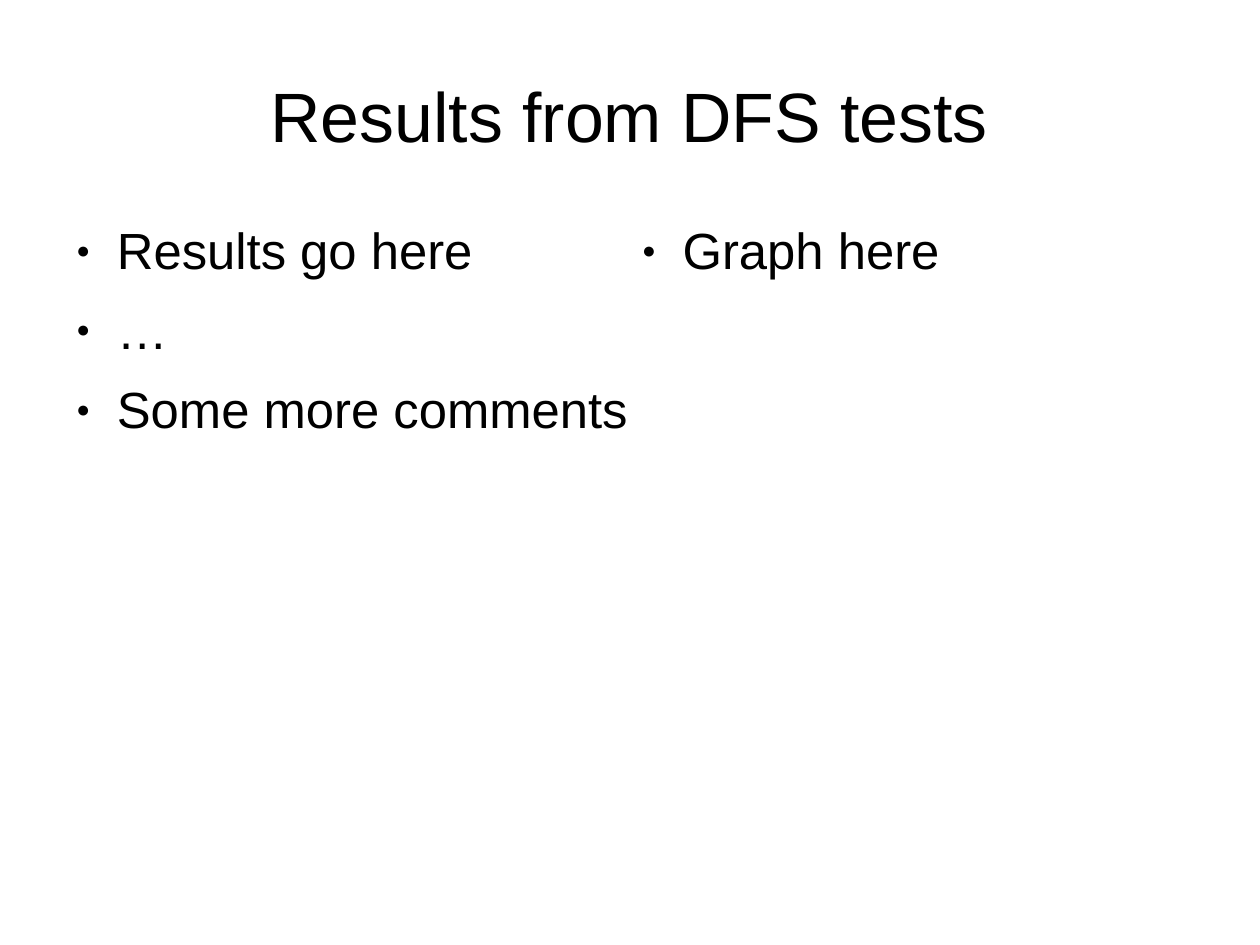
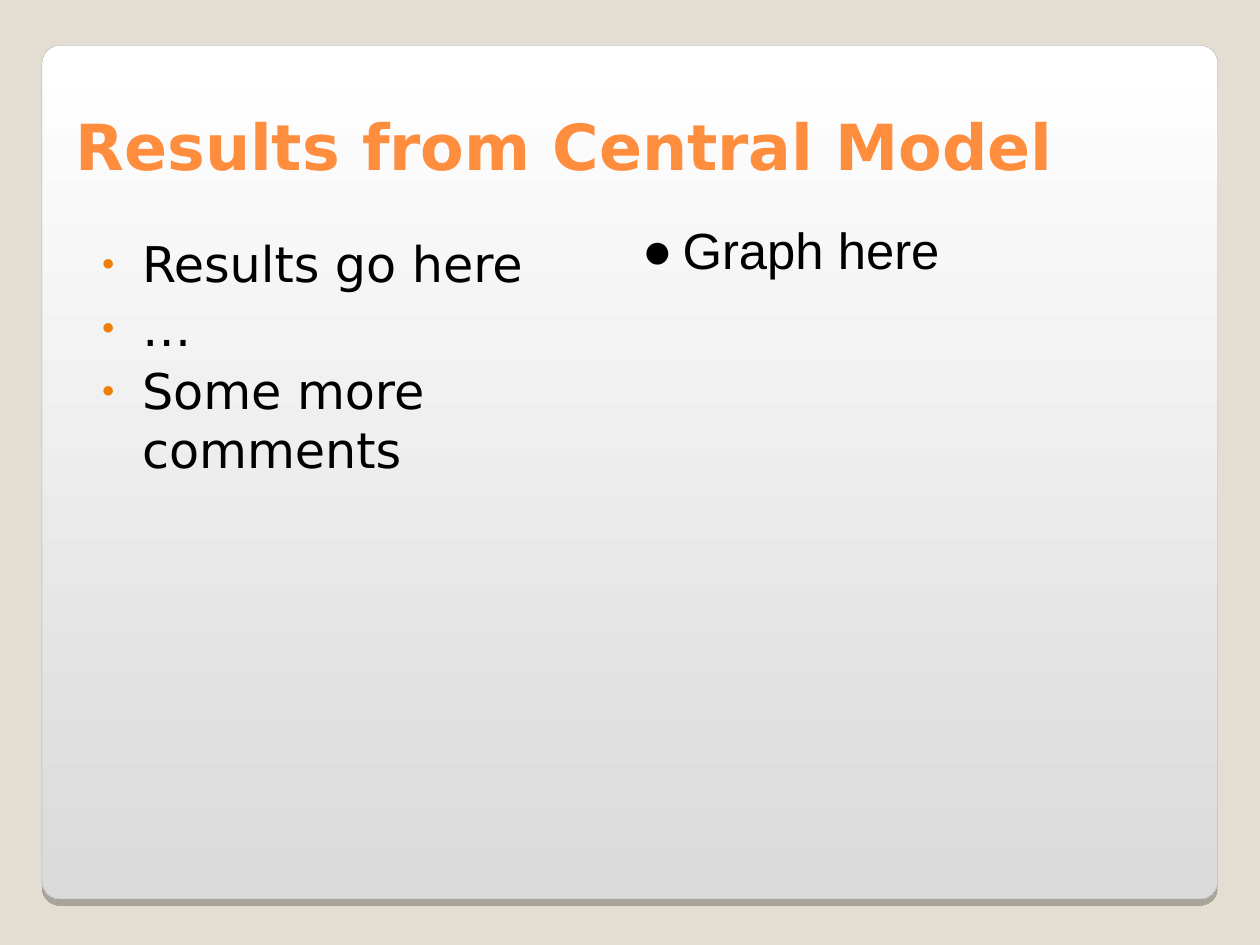
Before and after one commit to saga-project/saga-cpp-legacy-projects, a slide deck: slide 12 of papers/data_intensive/eScience09/RoyalSocietyPresentation.ppt (slide 7 before the commit). Drawn at 1260x945 pixels with LibreOffice and Linux fonts; fonts in the diff are those of the drawing; background and template pictures are left out. Boxes give left, top, right and bottom in pixels: in the first picture for what was removed or moved away, otherwise in the second. Text is boxed around its words. In the diff, an @@ line names an element or a change of style, - is before the commit and + after.

```diff
--- a/papers/data_intensive/eScience09/RoyalSocietyPresentation.ppt
+++ b/papers/data_intensive/eScience09/RoyalSocietyPresentation.ppt
@@ background #FFFFFF to #E3DED1 @@
@@ rounded rectangle added at <box>42,46,1219,900</box>, fill gradient #FFFFFF to #DADADA, outline #A4A3A3 0.17 pt @@
@@ title "Results from Central Model" at <box>75,121,1053,171</box>: vertical alignment middle to bottom @@
@@ title at <box>75,121,1053,171</box>: text changed; size 44 to 40 pt; font Arial to DejaVu Sans; text colour #000000 to #FF8D3E; bold on @@
-Results from DFS tests
+Results from Central Model
@@ text "Results go here" at <box>142,244,523,469</box>: size 32 to 31 pt, font Arial to DejaVu Sans; line spacing 0.93 to 1; less space between paragraphs; bullet colour #000000 to #F07F09 @@
```
Also in this commit, not shown: 7 other slides changed, 6 slides added, 1 slide removed.
